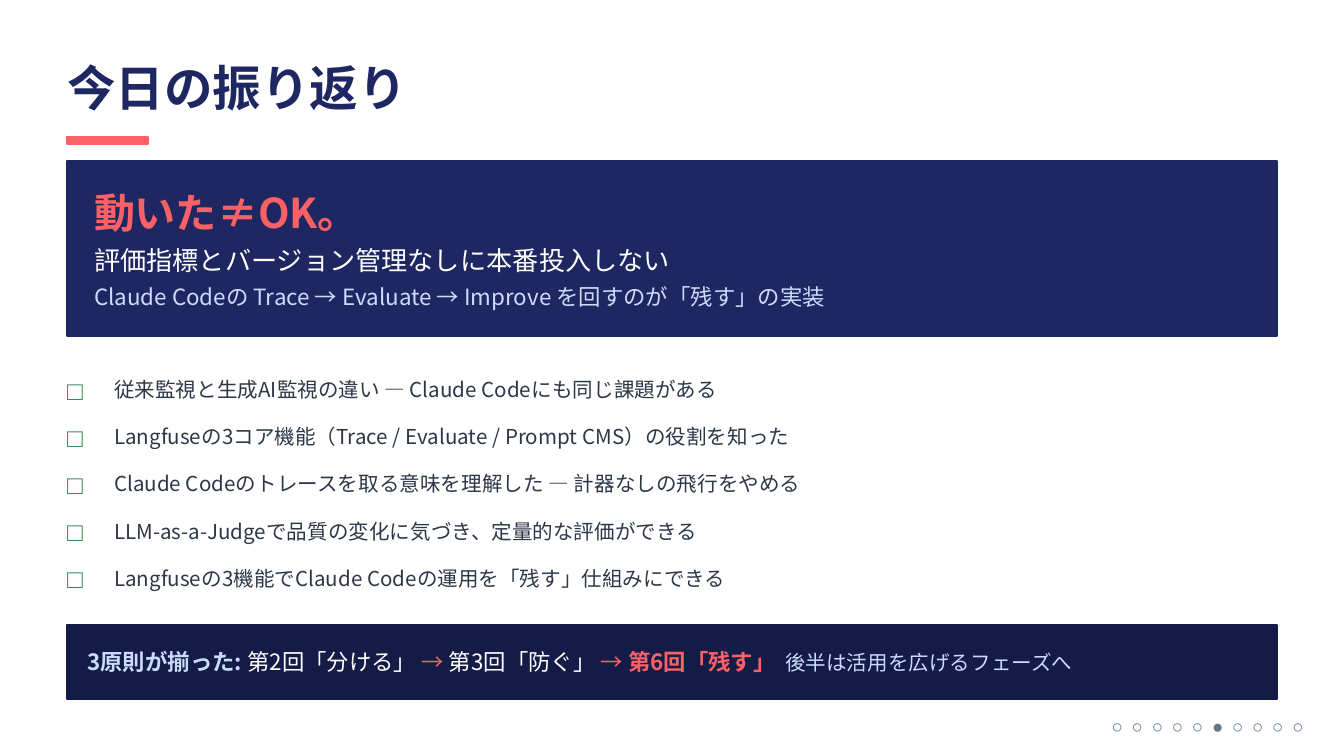
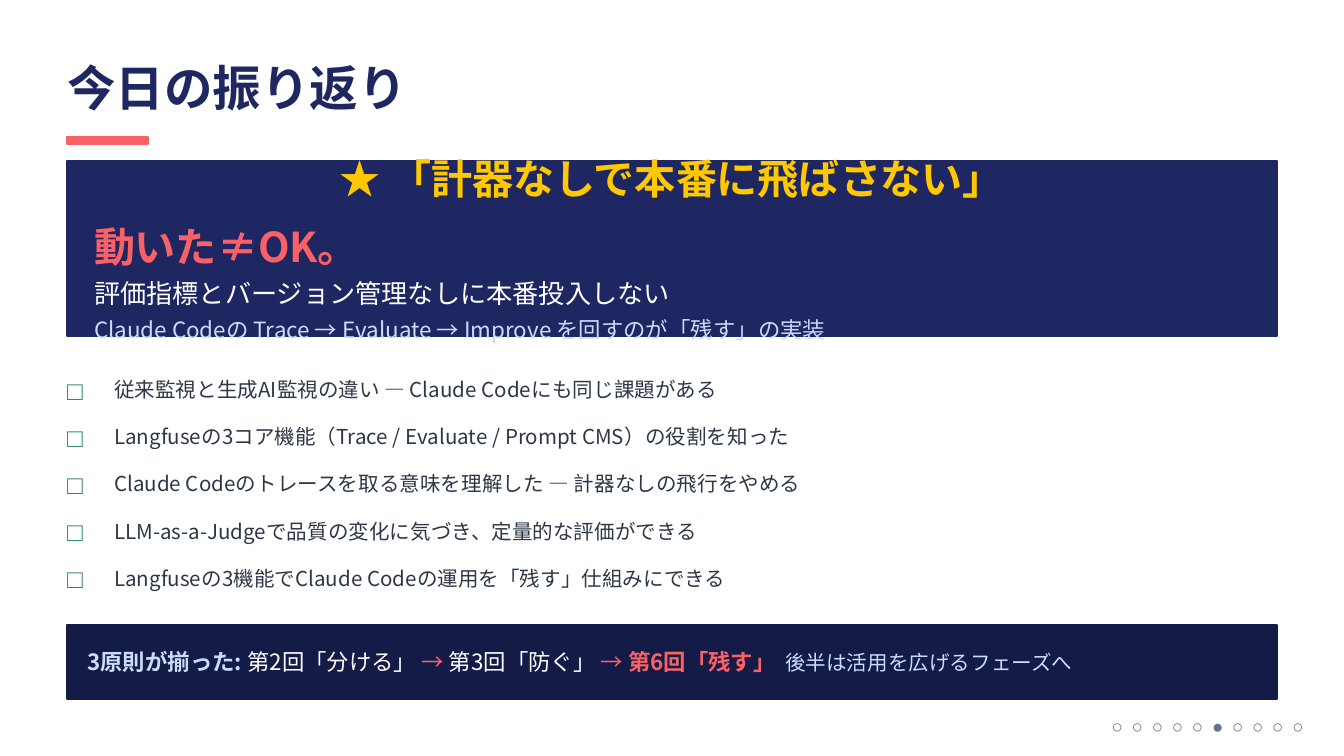
Before and after one commit to ktsuchida11/ClaudeWorkshop, a slide deck: slide 14 of session6/session6_full.pptx (slide 11 before the commit). Drawn at 1344x756 pixels with LibreOffice and Linux fonts; fonts in the diff are those of the drawing. Boxes give left, top, right and bottom in pixels: in the first picture for what was removed or moved away, otherwise in the second. Text is boxed around its words. In the diff, an @@ line names an element or a change of style, - is before the commit and + after.

```diff
--- a/session6/session6_full.pptx
+++ b/session6/session6_full.pptx
@@ text at (390,152,1004,198): paragraph added @@
+★ 「計器なしで本番に飛ばさない」
```
Also in this commit, not shown: 5 other slides changed, 3 slides added, 1 other file.
